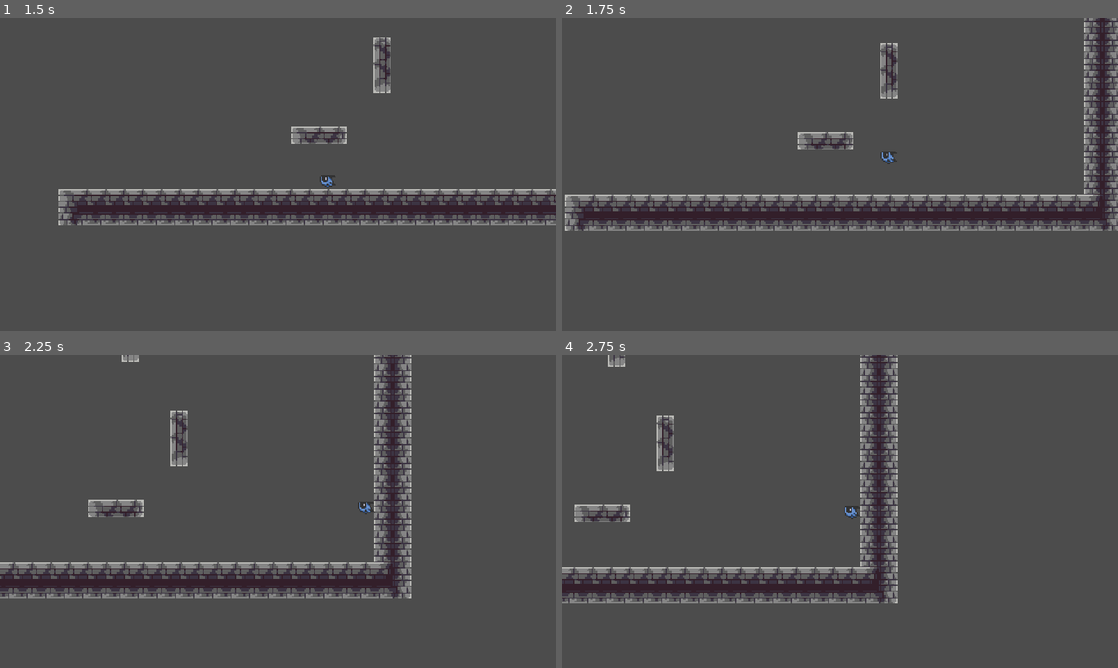
Above: before the commit, frames 1-4 (two rows, left to right).
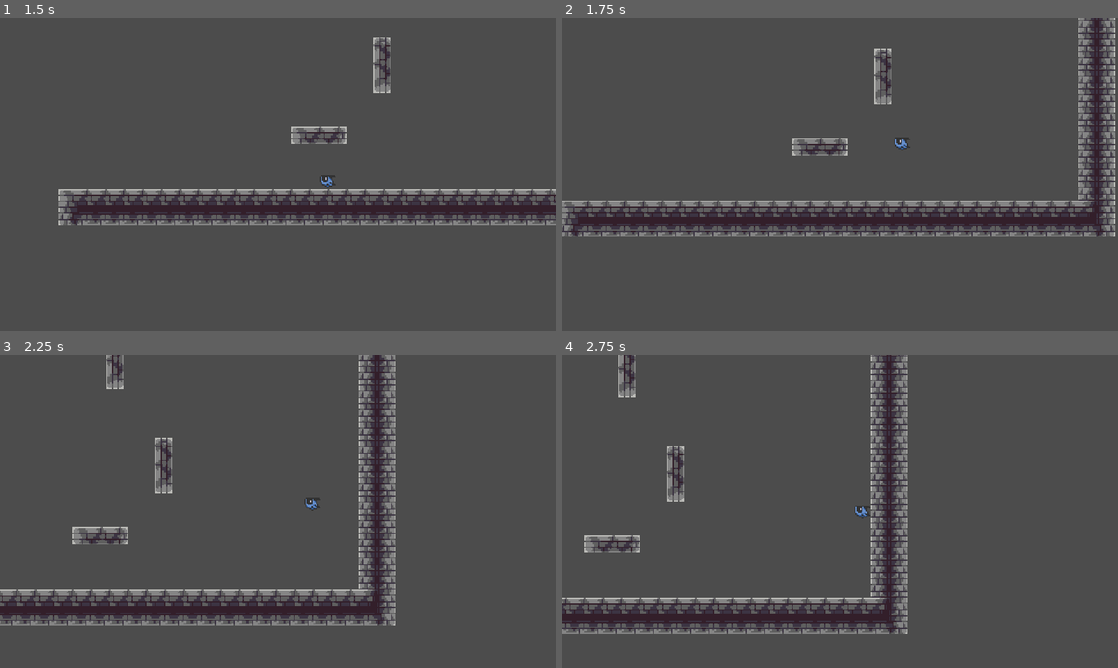
Above: after the commit, the same moments.

Repository: Quanarie/GoUp
Game: Godot game, scene res://World.tscn
The game is run twice, just before and just after one commit, with the same random seed, the same clock (stepped at 60 frames per second) and the same inputs.
Inputs:
- Up to frame 1 (1.5 s): hold Right (ui_right) from 0.53 s (still down); tap Space (dash) at 0.6 s; tap Up (ui_up) at 0.77 s; tap Shift (activate_boots) at 1.35 s
- Up to frame 2 (1.75 s): keep holding Right (ui_right); tap Up (ui_up) at 1.52 s; tap Space (dash) at 1.55 s
- Up to frame 3 (2.25 s): release Right (ui_right) at 2.03 s; hold Left (ui_left) from 2.03 s (still down); tap Space (dash) at 2.1 s
- Up to frame 4 (2.75 s): keep holding Left (ui_left)

Frame 1 is identical in both runs. In frame 2, 12% of the frame differs, in the area x 0-100%, y 0-70%; in frame 3, 13%, in the area x 0-74%, y 0-87%; in frame 4, 12%.

Commit message:
Fixes

Diff:
--- a/Player/Player.gd
+++ b/Player/Player.gd
@@ -7,7 +7,7 @@
 export var jump_decrease_on_release_coefficient = 2
 export var slowdown_coefficient_ground = 0.5
 export var slowdown_coefficient_air = 0.05
-export var dash_force = 150
+export var dash_force = 250
 
 var velocity = Vector2.ZERO
 var boots_active = false
@@ -35,8 +35,8 @@
 	input.x = -Input.get_action_strength("ui_left") + Input.get_action_strength("ui_right")
 	input.y = Input.get_action_strength("ui_down") - Input.get_action_strength("ui_up")
 
-	if input.x != 0: dash_direction.x = input.x
-	if input.y != 0: dash_direction.y = input.y
+	if input != Vector2.ZERO:
+		dash_direction = input
 
 	if Input.is_action_just_pressed("dash") and can_dash and !is_on_floor():
 		if dash_direction != Vector2.ZERO:
